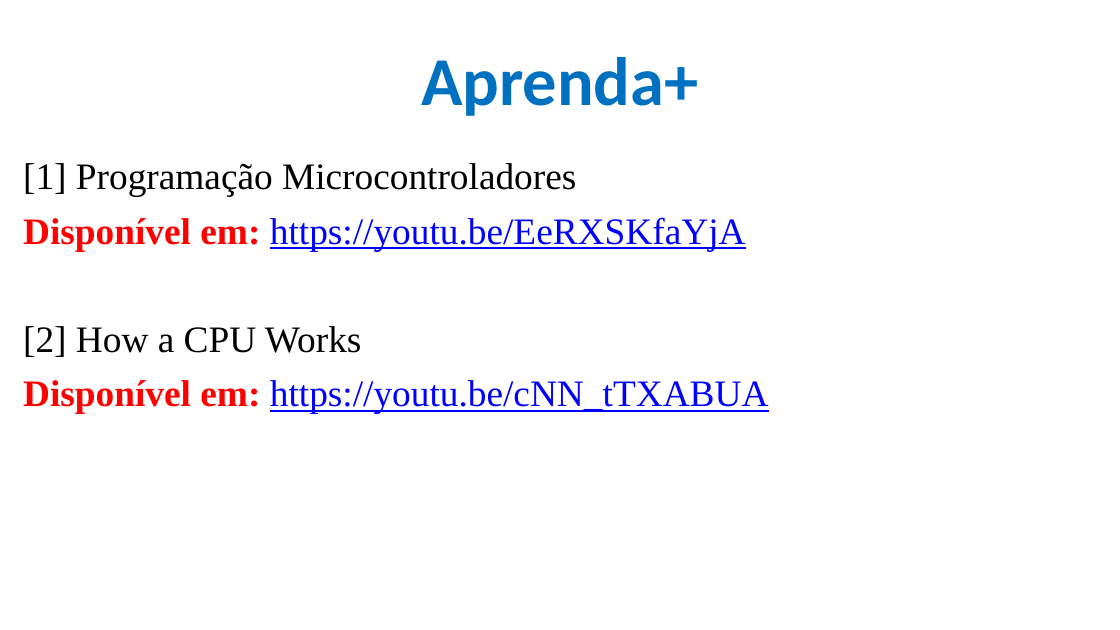
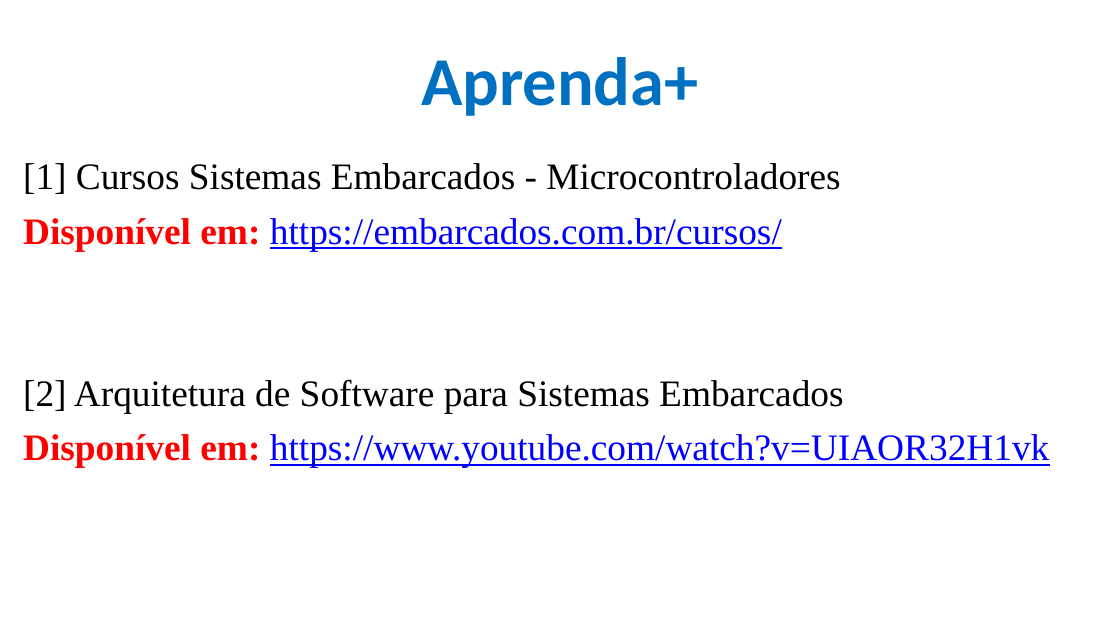
Before and after one commit to CloudEducationBrazil/WydenArea1ProgramacaoMicrocontroladores, a slide deck: slide 31 of 01 Classes/Aula 02 - Programação Microcontroladores.pptx (slide 15 before the commit). Drawn at 1120x630 pixels with LibreOffice and Linux fonts; fonts in the diff are those of the drawing; background and template pictures are left out. Boxes give left, top, right and bottom in pixels: in the first picture for what was removed or moved away, otherwise in the second. Text is boxed around its words. In the diff, an @@ line names an element or a change of style, - is before the commit and + after.

Commit message:
aula 02 microcontroladores 15032023

```diff
--- a/01 Classes/Aula 02 - Programação Microcontroladores.pptx
+++ b/01 Classes/Aula 02 - Programação Microcontroladores.pptx
@@ text at [23,163,1050,467]: text changed; text colour #0000FF to #000000 @@
-[1] Programação Microcontroladores
-Disponível em: https://youtu.be/EeRXSKfaYjA
-[2] How a CPU Works
-Disponível em: https://youtu.be/cNN_tTXABUA
+[1] Cursos Sistemas Embarcados - Microcontroladores
+Disponível em: https://embarcados.com.br/cursos/
+[2] Arquitetura de Software para Sistemas Embarcados
+Disponível em: https://www.youtube.com/watch?v=UIAOR32H1vk
```
Also in this commit, not shown: 7 other slides changed, 17 slides added, 1 slide removed, 3 other files.
